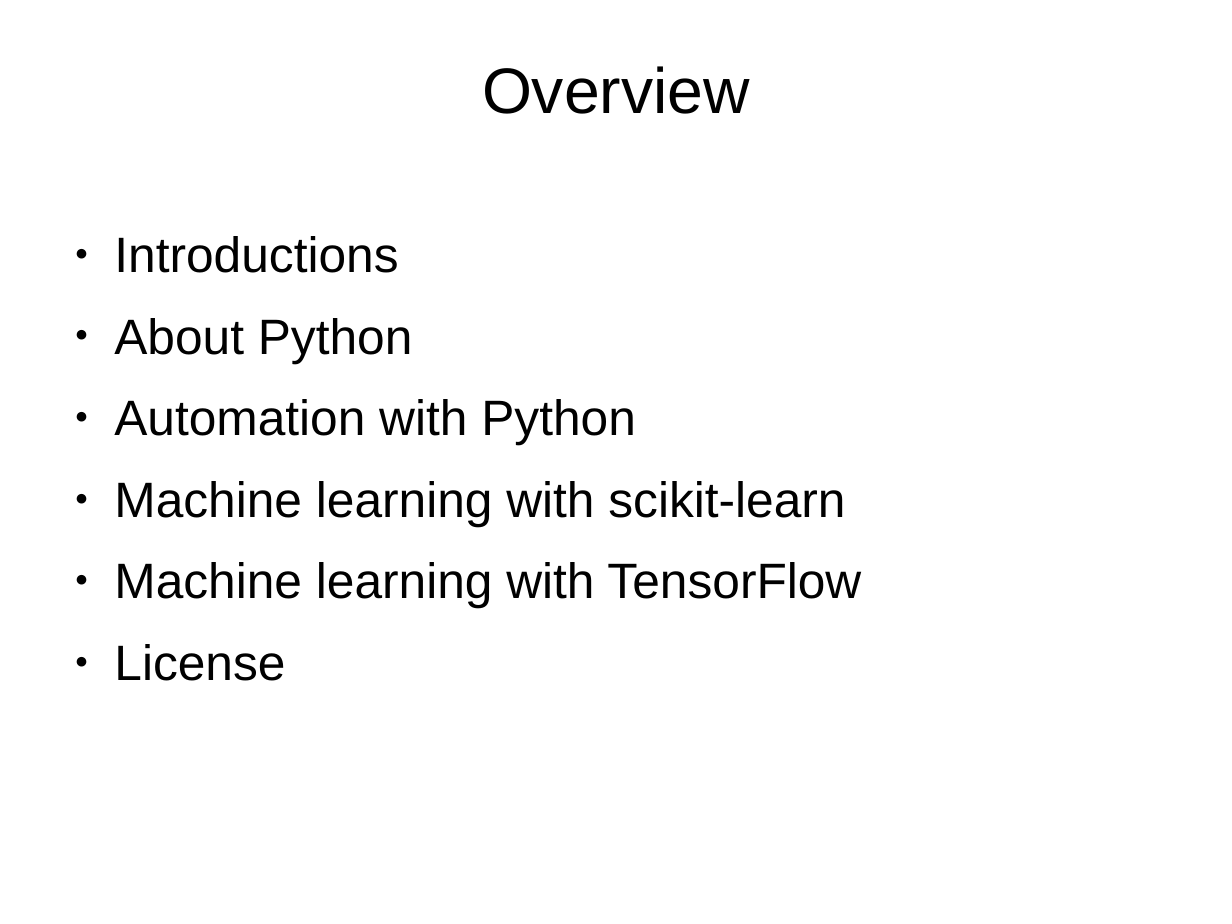
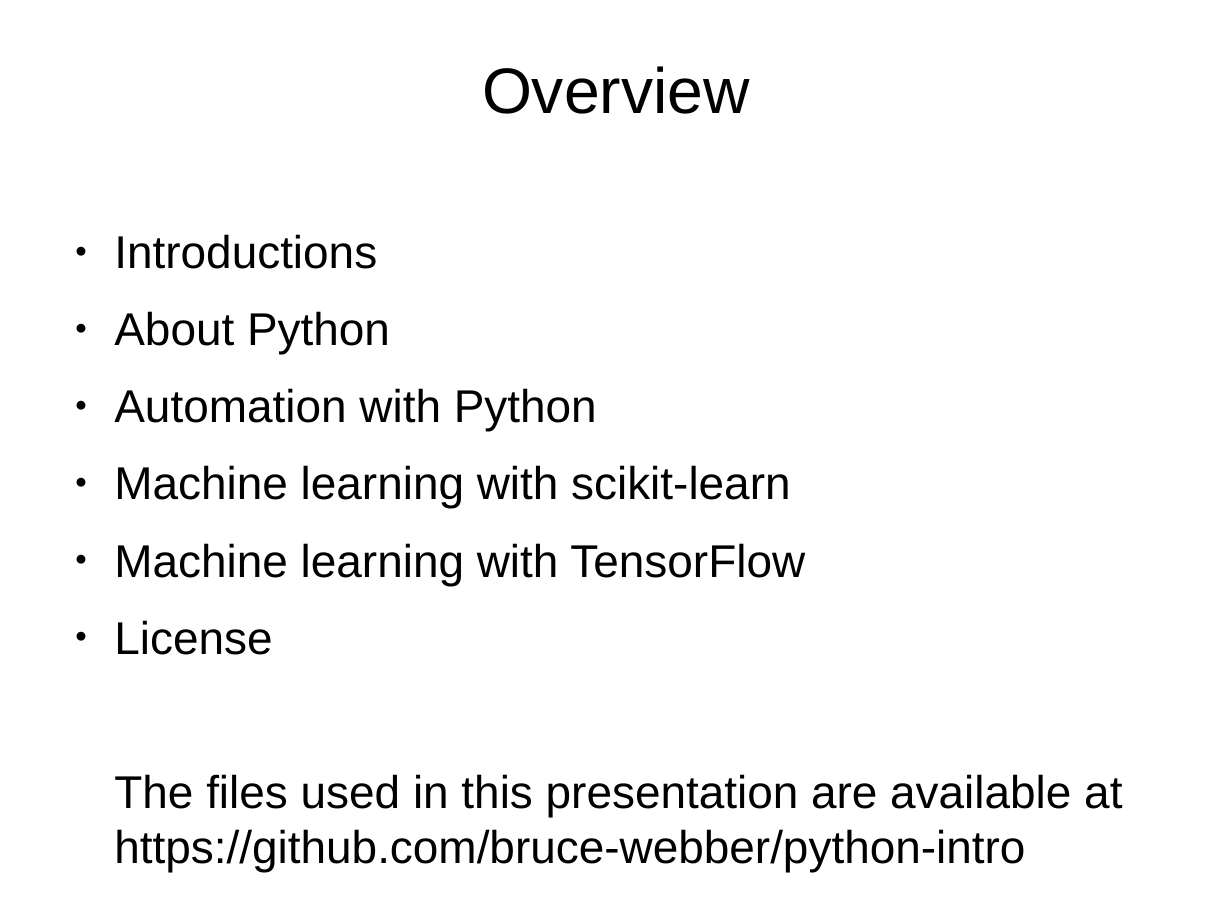
Before and after one commit to bruce-webber/python-intro, a slide deck: slide 2 of docs/PythonIntro.odp. Drawn at 1232x924 pixels with LibreOffice and Linux fonts; fonts in the diff are those of the drawing; background and template pictures are left out. Boxes give left, top, right and bottom in pixels: in the first picture for what was removed or moved away, otherwise in the second. Text is boxed around its words. In the diff, an @@ line names an element or a change of style, - is before the commit and + after.

Commit message:
Add github URL to presentation

```diff
--- a/docs/PythonIntro.odp
+++ b/docs/PythonIntro.odp
@@ text at box(114, 234, 805, 655): size 32 to 29.6 pt in "Introductions", "About Python", "Automation with Python", "Machine learning with scikit-learn" and 2 more places @@
@@ text at box(114, 774, 1122, 872): paragraph added @@
+The files used in this presentation are available at
+https://github.com/bruce-webber/python-intro
```
